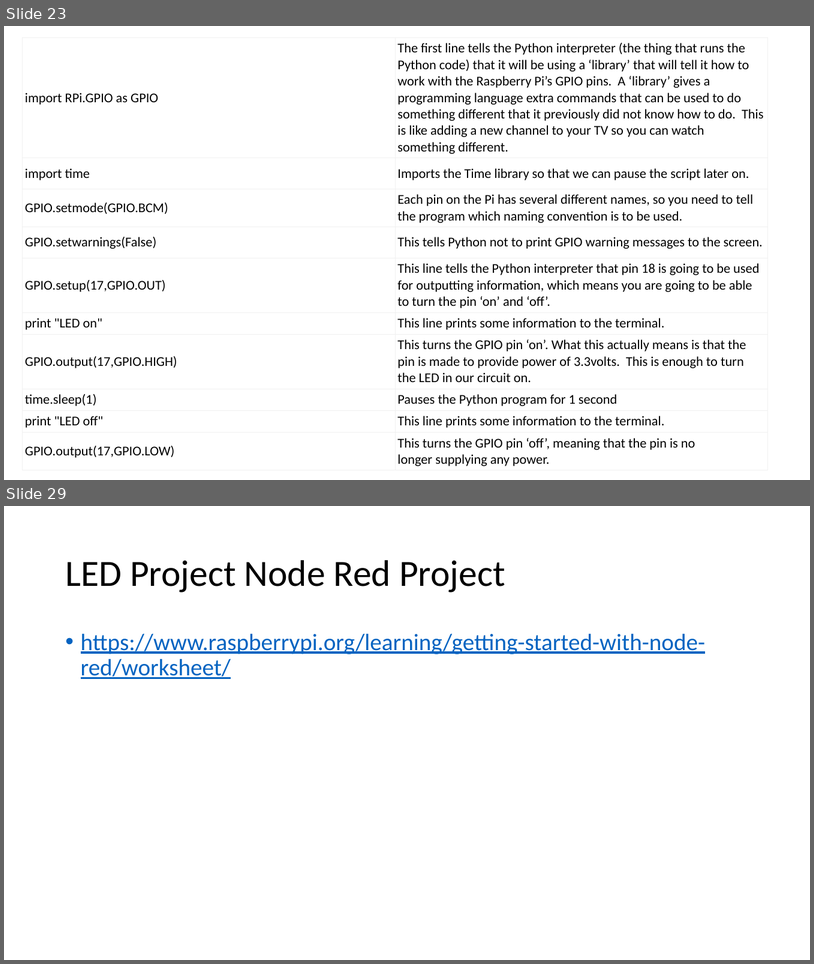
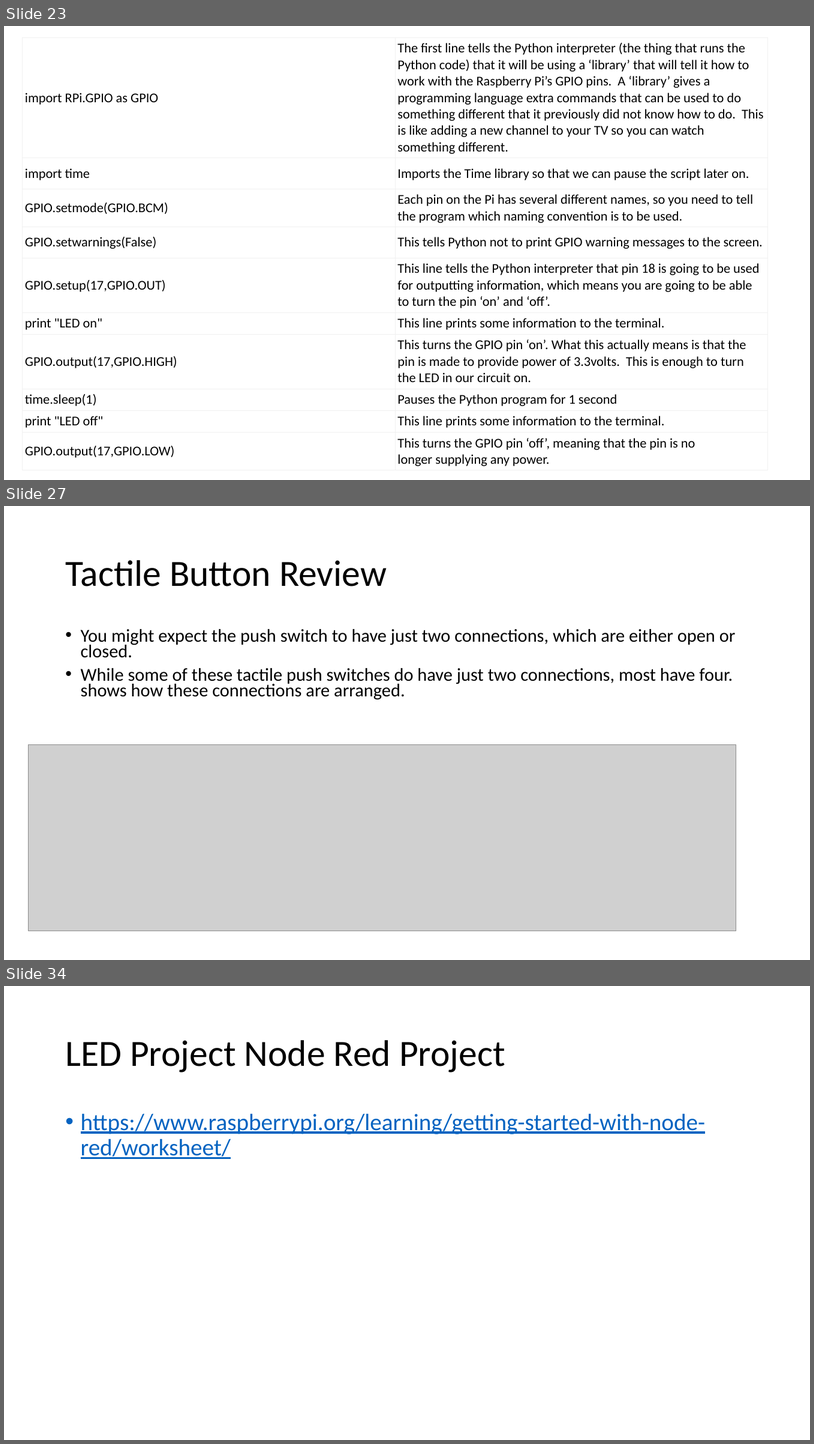
Before and after one commit to mluckenbill/philly-code-camp-2017-1, a slide deck: Philadelphia Code Camp.pptx. Shown one above the other, each under a label of ours: slides 23 and 29 before the commit, slides 23, 27 and 34 after it; the slides between them are not shown. The pictures are 814x964 and 814x1444 pixels, drawn with LibreOffice and Linux fonts; fonts in the diff are those of the drawing; grey boxes stand for pictures. Boxes give left, top, right and bottom in pixels: in the first picture for what was removed or moved away, otherwise in the second. Text is boxed around its words. In the diff, an @@ line names an element or a change of style, - is before the commit and + after.

```diff
--- a/Philadelphia Code Camp.pptx
+++ b/Philadelphia Code Camp.pptx
@@ slide 27 added at (x1=4, y1=506, x2=810, y2=960), background #FFFFFF @@
@@ title added at (x1=65, y1=560, x2=387, y2=586), 44 pt, text #000000 @@
+Tactile Button Review
@@ text added at (x1=81, y1=629, x2=736, y2=700), 21.7 pt, text #000000 @@
+• You might expect the push switch to have just two connections, which are either open or closed.
+• While some of these tactile push switches do have just two connections, most have four. shows how these connections are arranged.
@@ picture added at (x1=28, y1=745, x2=737, y2=931) @@
@@ what was slide 29 is now slide 34 @@
```
Also in this commit, not shown: 4 slides changed, 8 other slides added, 4 slides removed, 1 other file.
